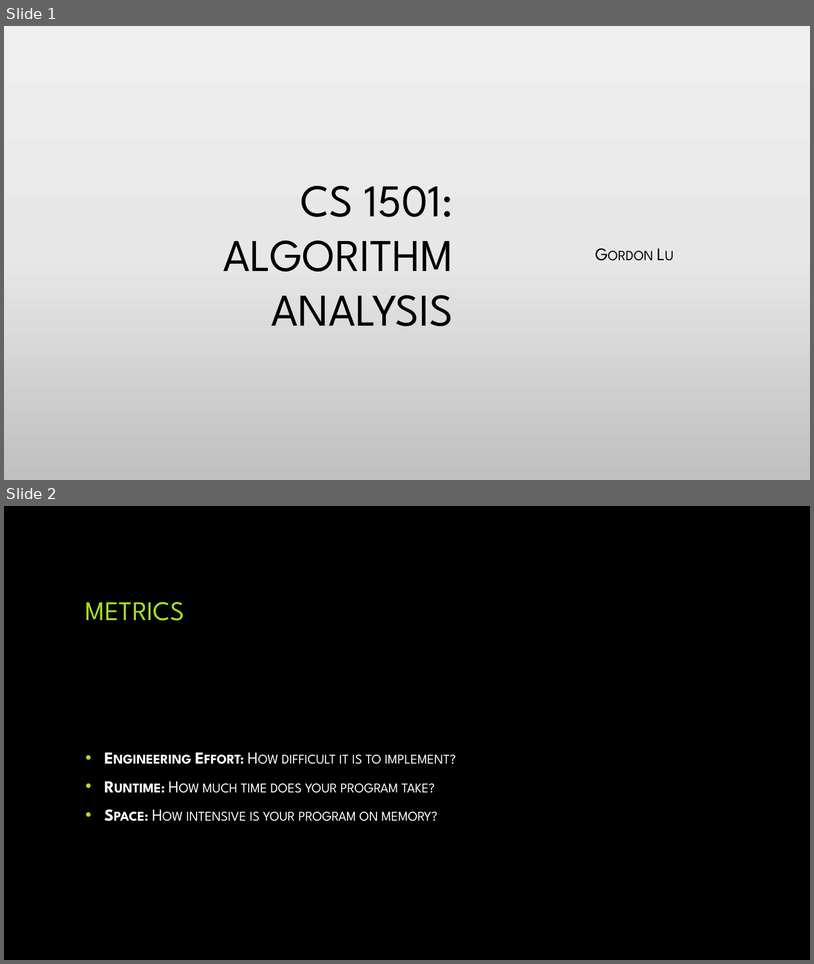
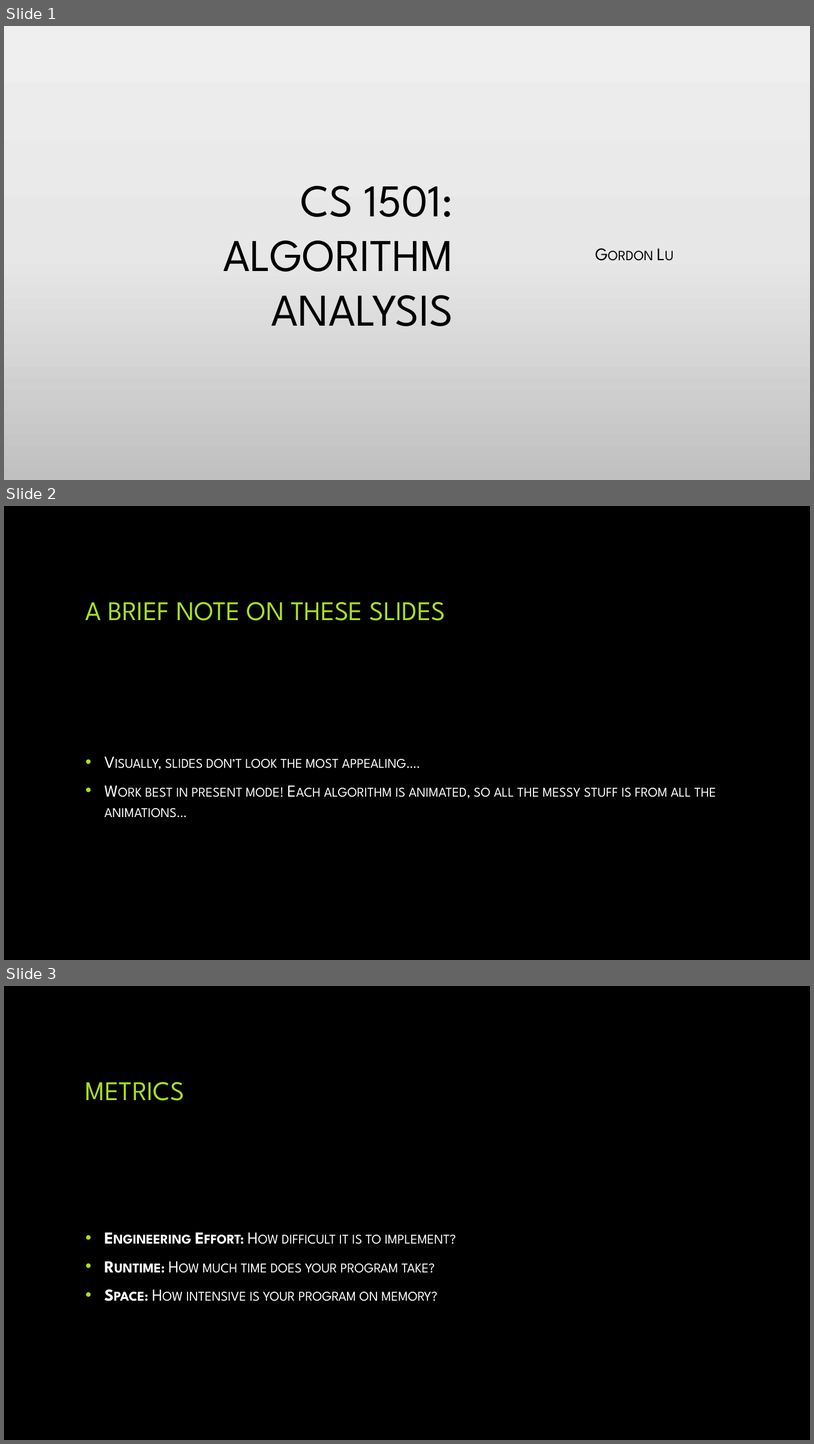
Before and after one commit to glu99331/glu99331.github.io, a slide deck: files/CS1501/CS_1501_Slides_1.pptx. Shown one above the other, each under a label of ours: slides 1 and 2 before the commit, slides 1, 2 and 3 after it. The pictures are 814x964 and 814x1444 pixels, drawn with LibreOffice and Linux fonts; fonts in the diff are those of the drawing; background and template pictures are left out. Boxes give left, top, right and bottom in pixels: in the first picture for what was removed or moved away, otherwise in the second. Text is boxed around its words. In the diff, an @@ line names an element or a change of style, - is before the commit and + after.

Commit message:
Updated 1501 slides!

```diff
--- a/files/CS1501/CS_1501_Slides_1.pptx
+++ b/files/CS1501/CS_1501_Slides_1.pptx
@@ slide 2 added at (x1=4, y1=506, x2=810, y2=960), background picture (left out) @@
@@ title added at (x1=86, y1=602, x2=446, y2=621), 32 pt, text #A9E023 @@
+A BRIEF NOTE ON THESE SLIDES
@@ text added at (x1=104, y1=759, x2=717, y2=817), 20 pt, text #FFFFFF, small capitals @@
+• Visually, slides don’t look the most appealing….
+• Work best in present mode! Each algorithm is animated, so all the messy stuff is from all the animations…
@@ what was slide 2 is now slide 3 @@
```
Also in this commit, not shown: 1 other file.
